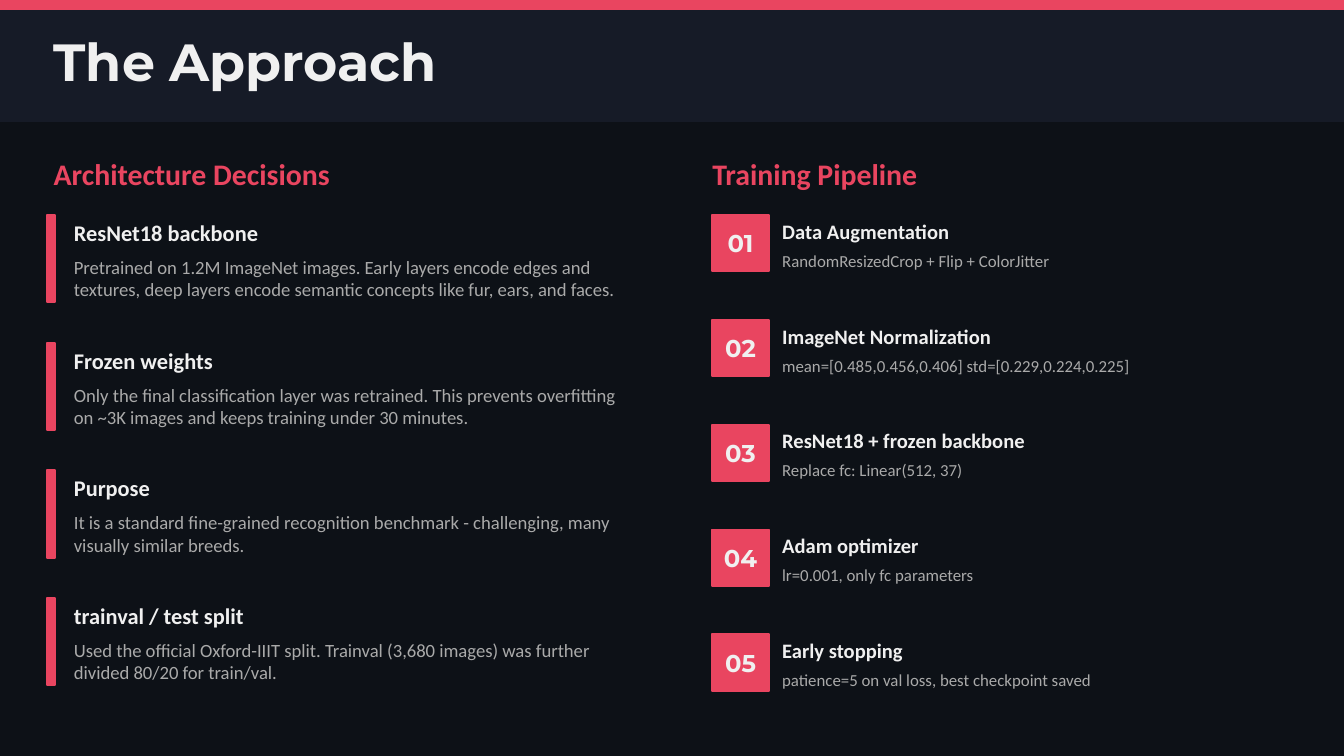
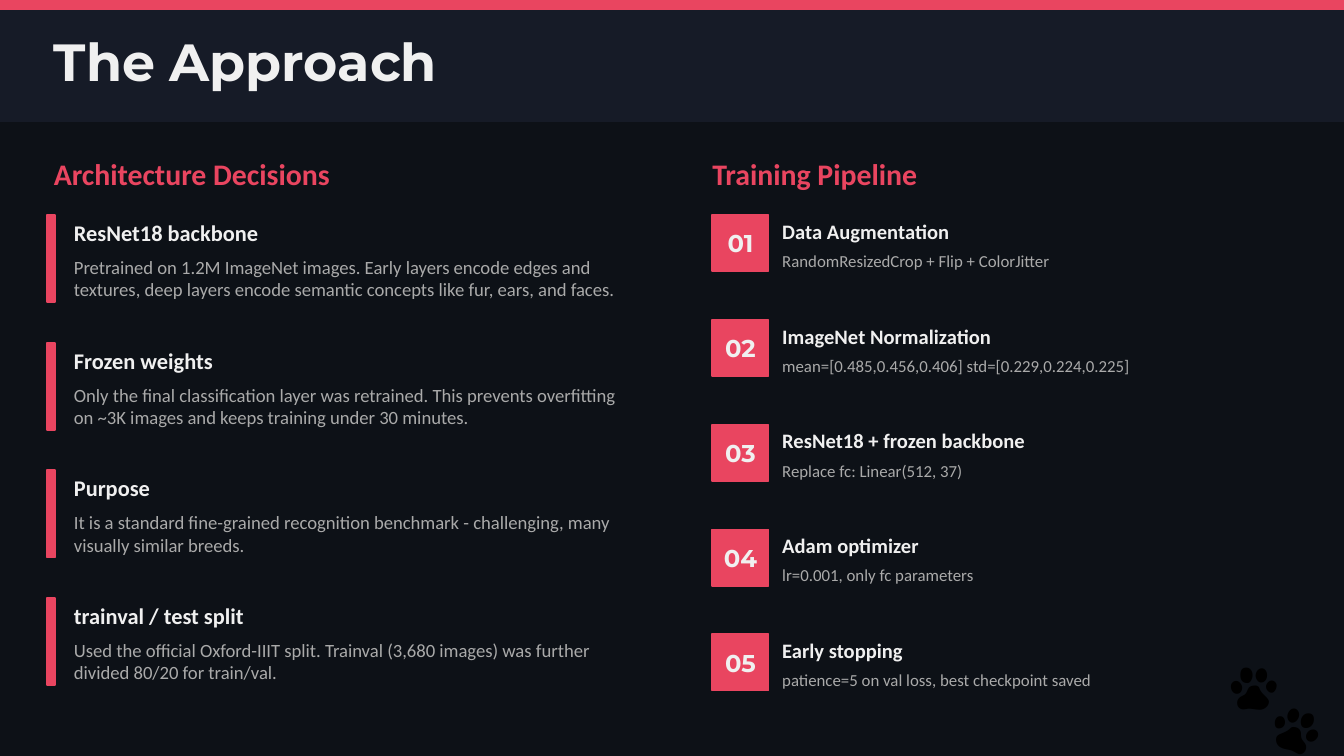
Before and after one commit to renteria-luis/pawsclassifier, a slide deck: slide 2 of PawsClassifier.pptx. Drawn at 1344x756 pixels with LibreOffice and Linux fonts; fonts in the diff are those of the drawing. Boxes give left, top, right and bottom in pixels: in the first picture for what was removed or moved away, otherwise in the second. Text is boxed around its words. In the diff, an @@ line names an element or a change of style, - is before the commit and + after.

```diff
--- a/PawsClassifier.pptx
+++ b/PawsClassifier.pptx
@@ text added at [1215,646,1344,754], 52 pt, text #000000 @@
+🐾
```
Also in this commit, not shown: 3 other slides changed, 2 slides added.
